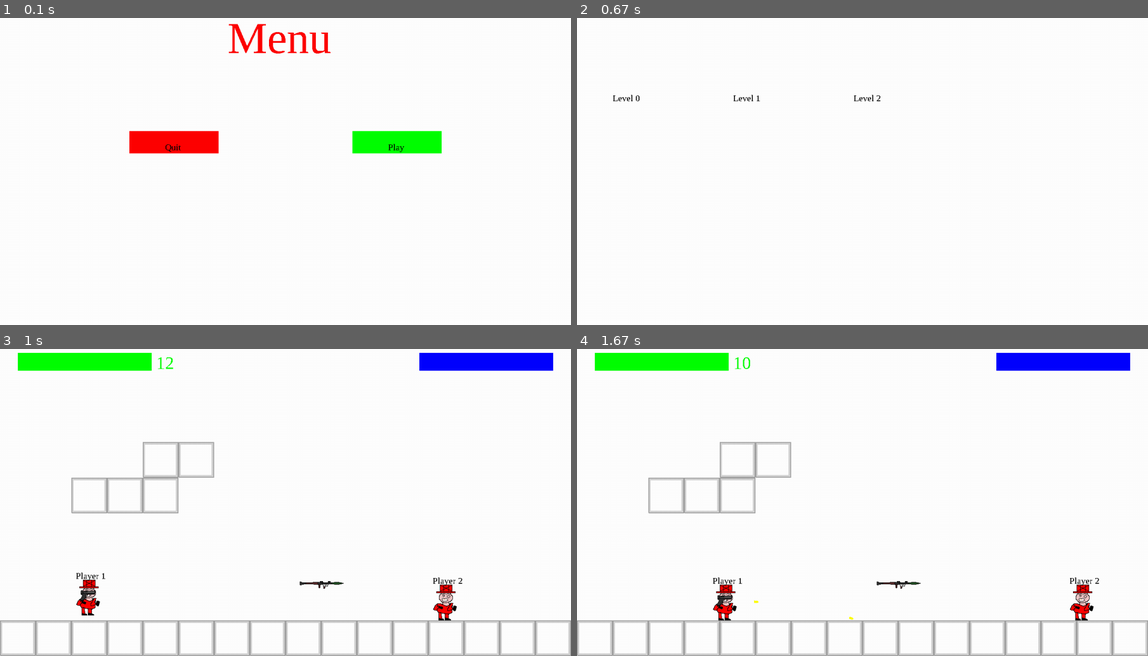
Above: before the commit, frames 1-4 (two rows, left to right).
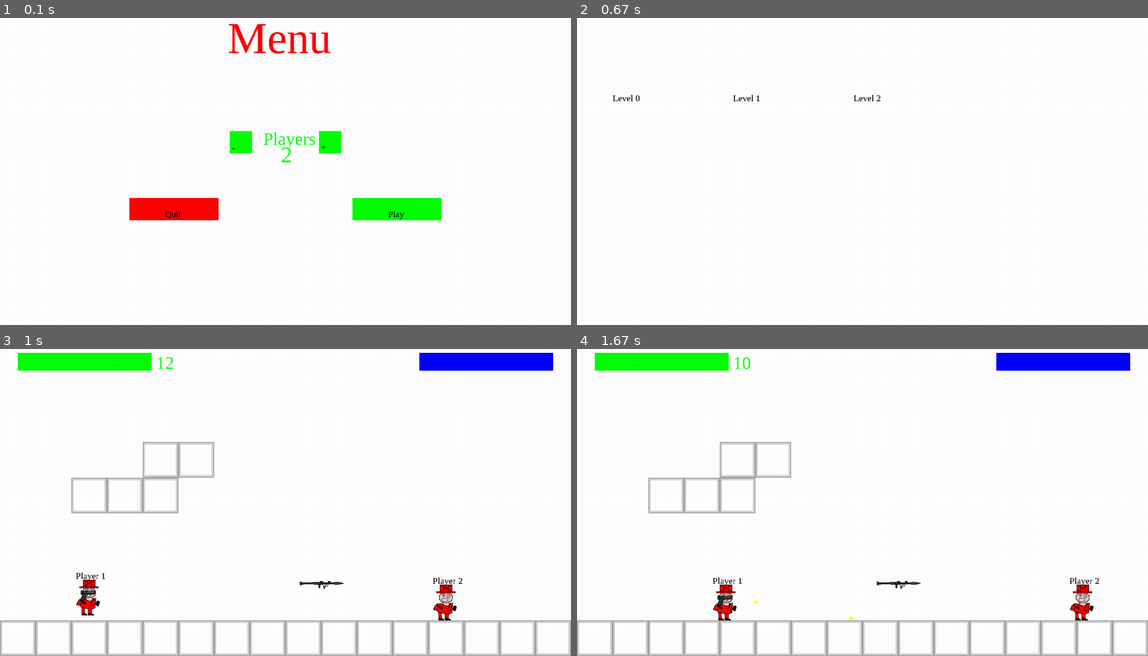
Above: after the commit, the same moments.

Repository: Me07111/Pygame-Platformer
Game: pygame game, started from Code/main.py
Same seed, same stepped clock (60 frames per second), same inputs: the game is played once before the commit and once after it.
Inputs (mouse positions are in pixels of both pictures, inside the frame that each line leads up to):
- Up to frame 1 (0.1 s): no input
- Up to frame 2 (0.67 s): click "Play" at 0.38 s
- Up to frame 3 (1 s): press the mouse at (165, 422) at 0.7 s; move the mouse to (251, 416) at 0.8 s; release the mouse at (336, 410) at 0.93 s
- Up to frame 4 (1.67 s): tap Space at 1, 1.4 s; hold Right from 1.33 s (still down); hold D from 1.33 s (still down)

The runs differ from the first frame. In frame 1, 5.5% of the frame differs, in the area x 22-78%, y 36-66%; in frame 2, nothing differs; in frame 3, nothing differs; in frame 4, nothing differs.

Commit message:
made add player button and improved button

Diff:
--- a/Code/button.py
+++ b/Code/button.py
@@ -1,7 +1,7 @@
 import pygame
 from config import renderText
 class Button:
-    def __init__(self,pos,size,text,color = pygame.Color(255,255,255),textSize = 20,textColor = pygame.Color(0,0,0),hoveredColor = pygame.Color(0,0,0,50),pressedColor = pygame.Color(0,0,0)):
+    def __init__(self,pos,size,text,color = pygame.Color(255,255,255),textSize = 20,textColor = pygame.Color(0,0,0),hoveredColor = pygame.Color(0,0,0,50),pressedColor = pygame.Color(0,0,0),cooldown = 0.1):
         super().__init__()
         self.rect = pygame.Rect(pos,size)
         self.rect.center = pos
@@ -11,11 +11,14 @@
         self.text = text
         self.textSize = textSize
         self.textColor = textColor
+        self.cooldown = cooldown
+        self.lastTimePressed = -cooldown
 
-    def update(self,screen):
+    def update(self,screen,gameTime):
         mousePos = pygame.mouse.get_pos()
         if(pygame.Rect.collidepoint(self.rect,mousePos[0],mousePos[1])):
-            if(pygame.mouse.get_pressed(3)[0]):
+            if(pygame.mouse.get_pressed(3)[0] and gameTime - self.lastTimePressed > self.cooldown):
+                self.lastTimePressed = gameTime
                 pygame.draw.rect(screen,self.pressedColor,self.rect)
                 return True
             else:
--- a/Code/level.py
+++ b/Code/level.py
@@ -1,6 +1,6 @@
 import pygame
 from player import Character
-from config import maps,tileWidth,tileHeight,mappings,healthBarPoses,healthBarSize,healthBarColors,weapons
+from config import maps,tileWidth,tileHeight,mappings,weapons
 from platformBase import PlatformBase
 from weapon import Weapon
 from ui import Ui
--- a/Code/levelSelct.py
+++ b/Code/levelSelct.py
@@ -14,7 +14,6 @@
             self.buttons.append(button)
 
     def update(self,delta,gametime,levelHandler):
-        for i in range(len(self.buttons)):
-            button = self.buttons[i]
-            if(button.update(self.screen)):
+        for i, button in enumerate(self.buttons):
+            if(button.update(self.screen,gametime)):
                 levelHandler.setLevel(self.levels[i])
--- a/Code/mainMenu.py
+++ b/Code/mainMenu.py
@@ -1,22 +1,33 @@
 import pygame
 from button import Button
 from levelSelct import LevelSelect
-from config import renderText
+from config import mappings, renderText
 class MainMenu:
     def __init__(self,screen,width,height,clock):
-        self.quit = Button((width/2-200-50,height/2-50),(200,50),"Quit",pygame.Color(255,0,0),20,pygame.Color(0,0,0))
-        self.play = Button((width/2 + 250,height/2-50),(200,50),"Play",pygame.Color(0,255,0),20,pygame.Color(0,0,0))
+        self.quit = Button((width/2-200-50,height/2+100),(200,50),"Quit",pygame.Color(255,0,0),20,pygame.Color(0,0,0))
+        self.play = Button((width/2 + 250,height/2+100),(200,50),"Play",pygame.Color(0,255,0),20,pygame.Color(0,0,0))
+        self.plus = Button((width/2 + 100,height/2-50),(50,50),"+",pygame.Color(0,255,0),20,pygame.Color(0,0,0))
+        self.minus = Button((width/2 - 100,height/2-50),(50,50),"-",pygame.Color(0,255,0),20,pygame.Color(0,0,0))
         self.winnerText = ""
         self.screen = screen
         self.width = width
         self.height = height
         self.clock = clock
+        self.maxPlayers = len(mappings)
         self.playerCount = 2
 
     def update(self,delta,gametime,levelHandler):
         renderText(self.screen,"Menu","timesnewroman",100,pygame.Color(255,0,0),(self.width/2 - 130,20))
         renderText(self.screen,self.winnerText,"timesnewroman",30,pygame.Color(0,255,0),(self.width/2 - 170,self.height/2 - 200))
-        if(self.quit.update(self.screen)):
+        renderText(self.screen,f"{self.playerCount}","timesnewroman",50,pygame.Color(0,255,0),(self.width/2 - 10,self.height/2 - 50))
+        renderText(self.screen,f"Players","timesnewroman",40,pygame.Color(0,255,0),(self.width/2 - 50,self.height/2 - 80))
+        if(self.quit.update(self.screen,gametime)):
             pygame.quit()
-        if(self.play.update(self.screen)):
+        if(self.play.update(self.screen,gametime)):
             levelHandler.setLevel(LevelSelect(self.screen,self.width,self.height,self.clock,self.playerCount))
+        if(self.plus.update(self.screen,gametime)):
+            if(self.playerCount + 1 <= self.maxPlayers):
+                self.playerCount += 1
+        if(self.minus.update(self.screen,gametime)):
+            if(self.playerCount - 1 >= 2):
+                self.playerCount -= 1
